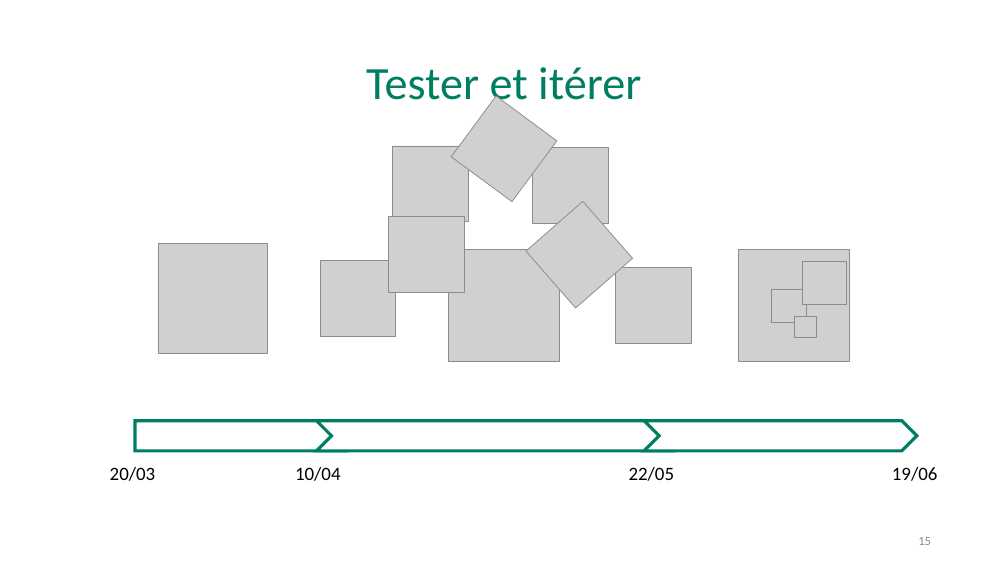
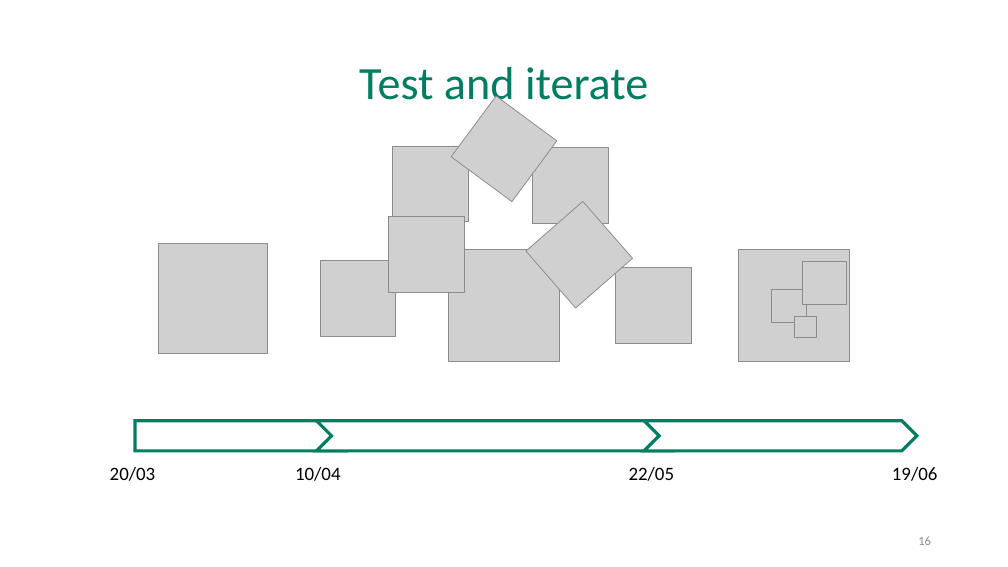
Before and after one commit to cui-unige/BSc-educative-gaming-2019, a slide deck: slide 16 of BSc_project_presentation.pptx (slide 15 before the commit). Drawn at 1008x567 pixels with LibreOffice and Linux fonts; fonts in the diff are those of the drawing; grey boxes stand for pictures. Boxes give left, top, right and bottom in pixels: in the first picture for what was removed or moved away, otherwise in the second. Text is boxed around its words. In the diff, an @@ line names an element or a change of style, - is before the commit and + after.

```diff
--- a/BSc_project_presentation.pptx
+++ b/BSc_project_presentation.pptx
@@ title at (359, 67, 648, 111): text changed @@
-Tester et itérer
+Test and iterate
```
Also in this commit, not shown: 5 other slides changed, 11 slides added, 9 slides removed.
